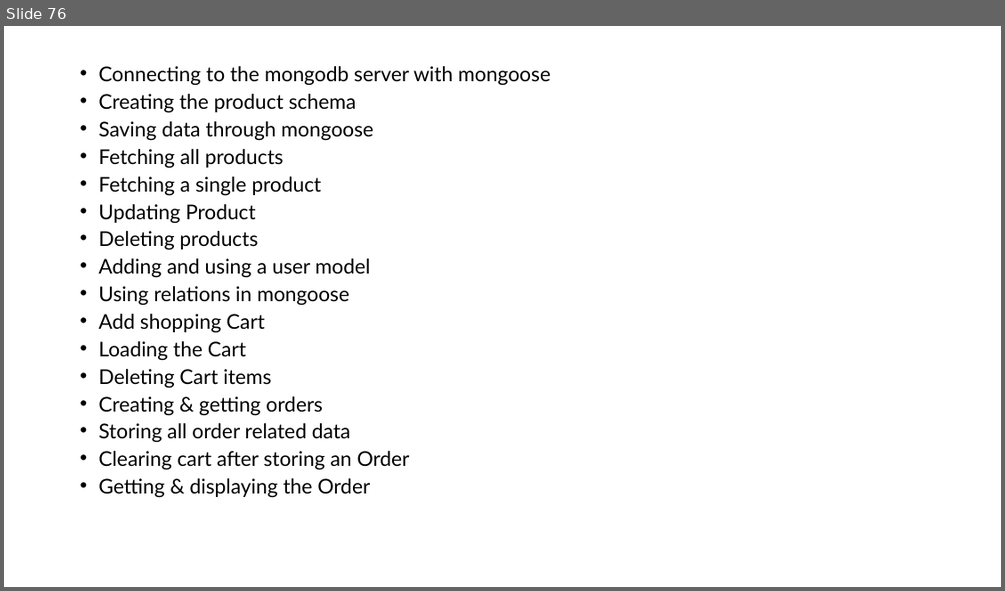
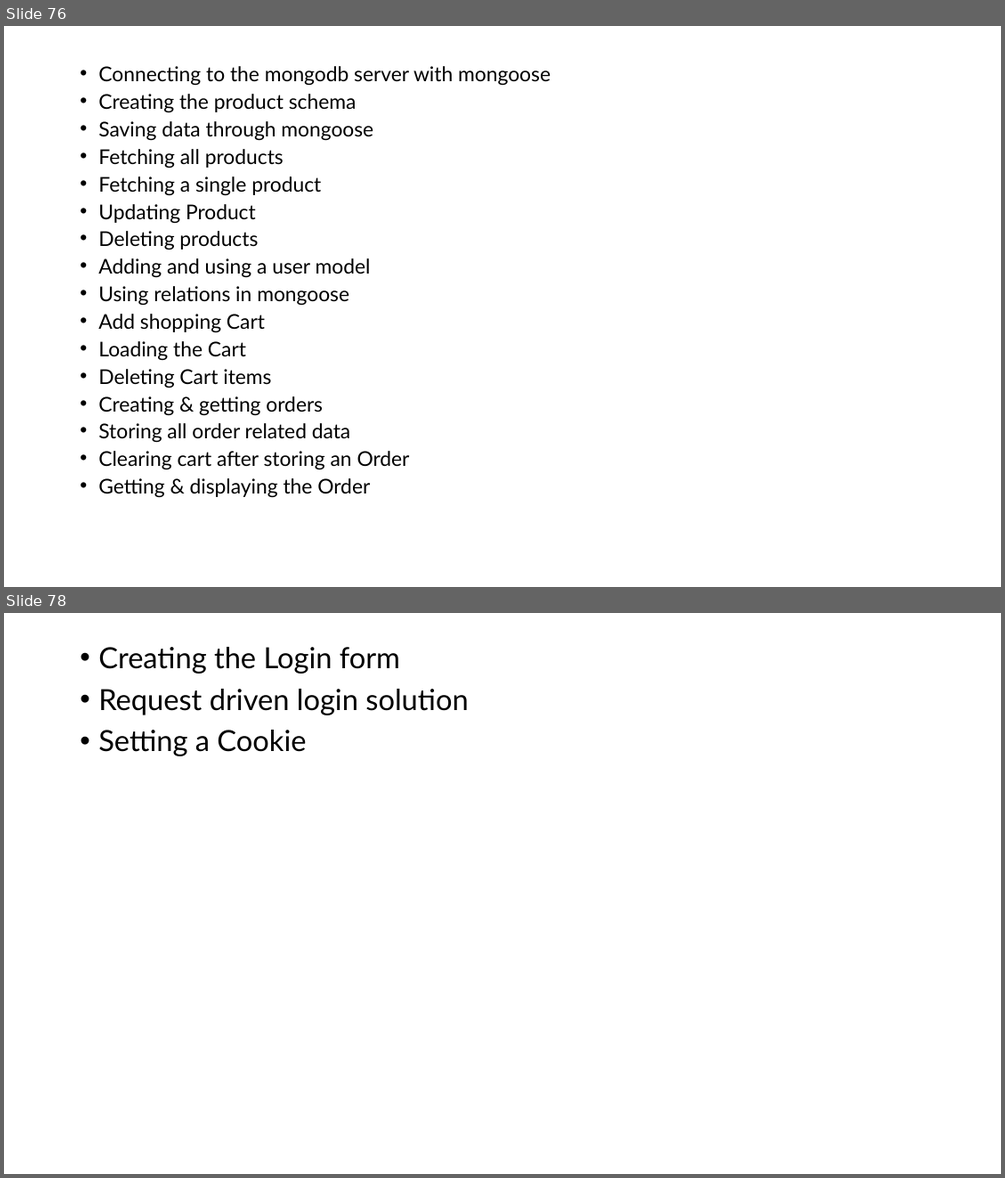
Before and after one commit to PiyushChaturvedii/Batch05, a slide deck: node/Nodejs.pptx. Shown one above the other, each under a label of ours: slide 76 before the commit, slides 76 and 78 after it; the slides between them are not shown. The pictures are 1005x591 and 1005x1178 pixels, drawn with LibreOffice and Linux fonts; fonts in the diff are those of the drawing. Boxes give left, top, right and bottom in pixels: in the first picture for what was removed or moved away, otherwise in the second. Text is boxed around its words. In the diff, an @@ line names an element or a change of style, - is before the commit and + after.

Commit message:
cookies

```diff
--- a/node/Nodejs.pptx
+++ b/node/Nodejs.pptx
@@ slide 78 added at [4, 613, 1001, 1174], background #FFFFFF @@
@@ text added at [98, 647, 468, 756], 28 pt, text #000000 @@
+• Creating the Login form
+• Request driven login solution
+• Setting a Cookie
```
Also in this commit, not shown: 1 other slide added, 45 other files.
